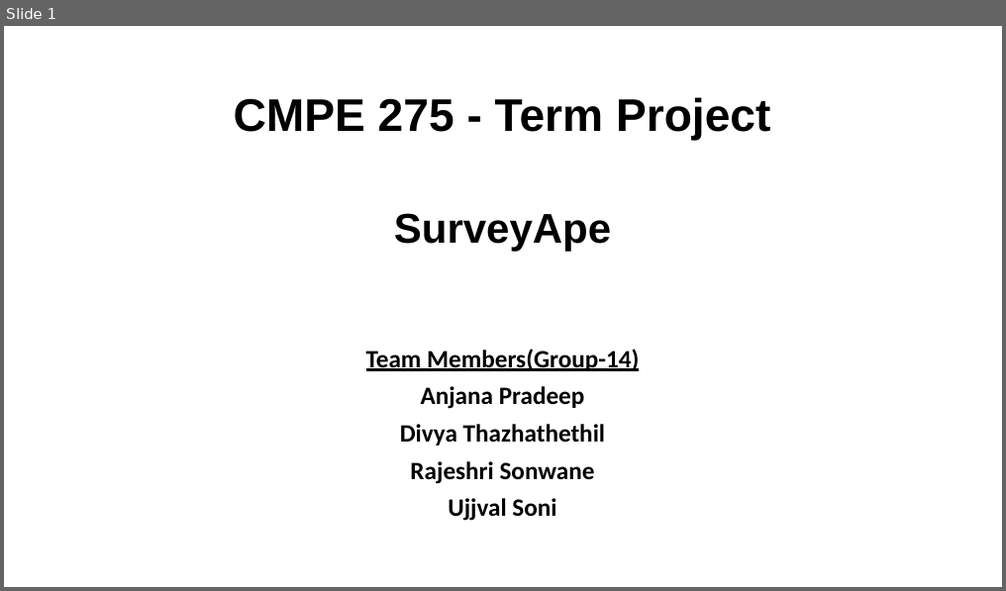
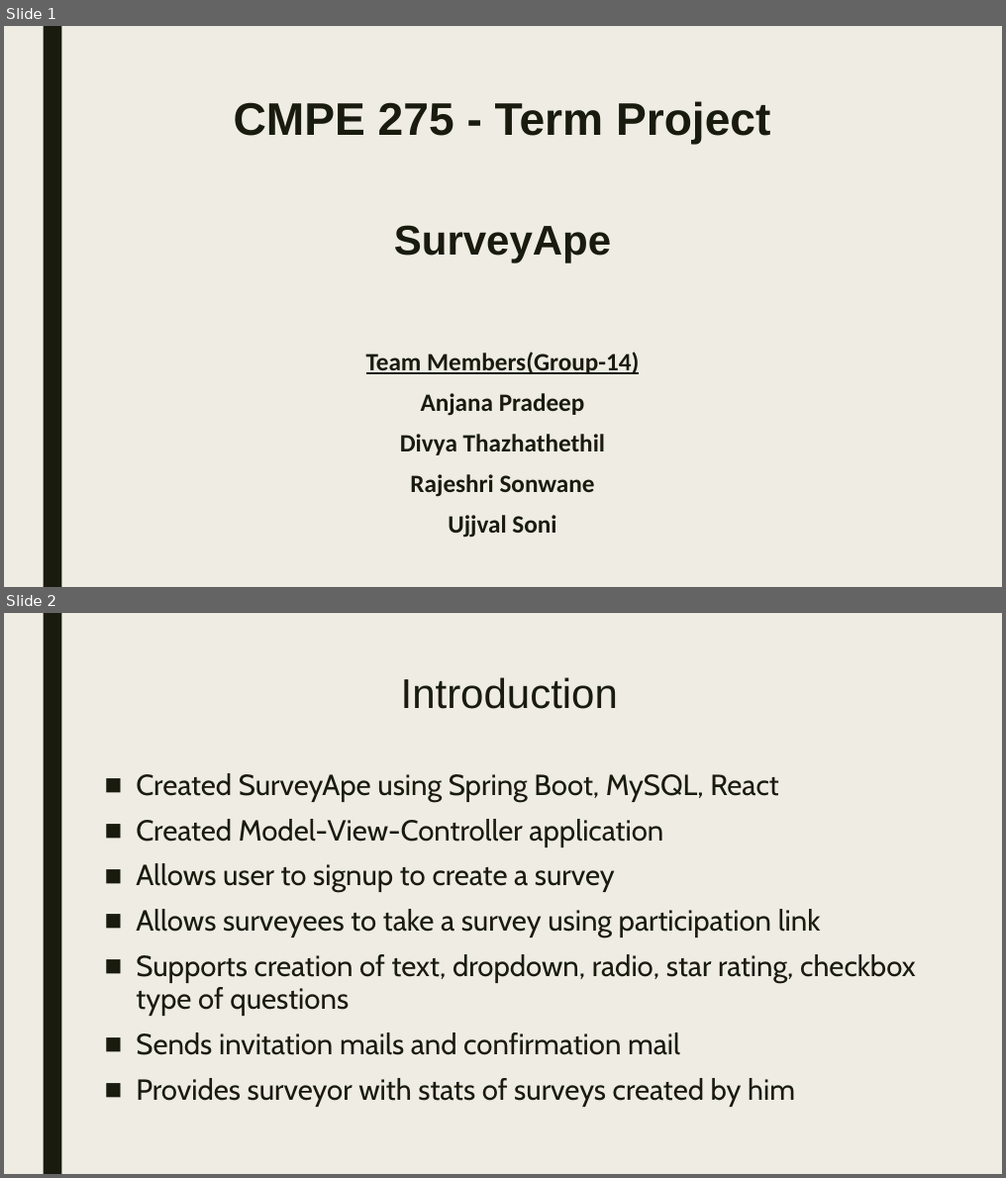
Before and after one commit to RajeshriSonwane/Survey-Ape-Using-Spring-and-React, a slide deck: cmpe275-Ppt.pptx. Shown one above the other, each under a label of ours: slide 1 before the commit, slides 1 and 2 after it. The pictures are 1006x591 and 1006x1178 pixels, drawn with LibreOffice and Linux fonts; fonts in the diff are those of the drawing. Boxes give left, top, right and bottom in pixels: in the first picture for what was removed or moved away, otherwise in the second. Text is boxed around its words. In the diff, an @@ line names an element or a change of style, - is before the commit and + after.

```diff
--- a/cmpe275-Ppt.pptx
+++ b/cmpe275-Ppt.pptx
@@ slide 2 added at bbox=[4, 613, 1002, 1174], background #EFEDE3; not listed: 1 template element that a slide beside it also shows @@
@@ title added at bbox=[401, 677, 618, 709], 40 pt, text #191B0E @@
+Introduction
@@ text added at bbox=[136, 773, 916, 1107], 28 pt, text #191B0E @@
+■ Created SurveyApe using Spring Boot, MySQL, React
+■ Created Model-View-Controller application
+■ Allows user to signup to create a survey
+■ Allows surveyees to take a survey using participation link
+■ Supports creation of text, dropdown, radio, star rating, checkbox type of questions
+■ Sends invitation mails and confirmation mail
+■ Provides surveyor with stats of surveys created by him
@@ slide 1 changed as well @@
@@ background #FFFFFF to #EFEDE3 @@
@@ text "CMPE 275 - Term Project" at bbox=[234, 101, 770, 538]: text colour #000000 to #191B0E; line spacing 0.9 to 0.94; more space between paragraphs @@
@@ rectangle added at bbox=[43, 26, 61, 587], fill #191B0E @@
```
Also in this commit, not shown: 2 other slides changed, 3 other slides added, 6 slides removed, 5 other files.
